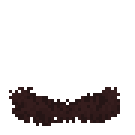
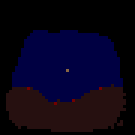
The second w=135, h=135 image is a revision of the first. Changes to its layers:
hid "lava_nest_background.png" over [9, 87, 120, 126]
showed "fire_lukki_egg.png", painted on it over [0, 0, 135, 135]
